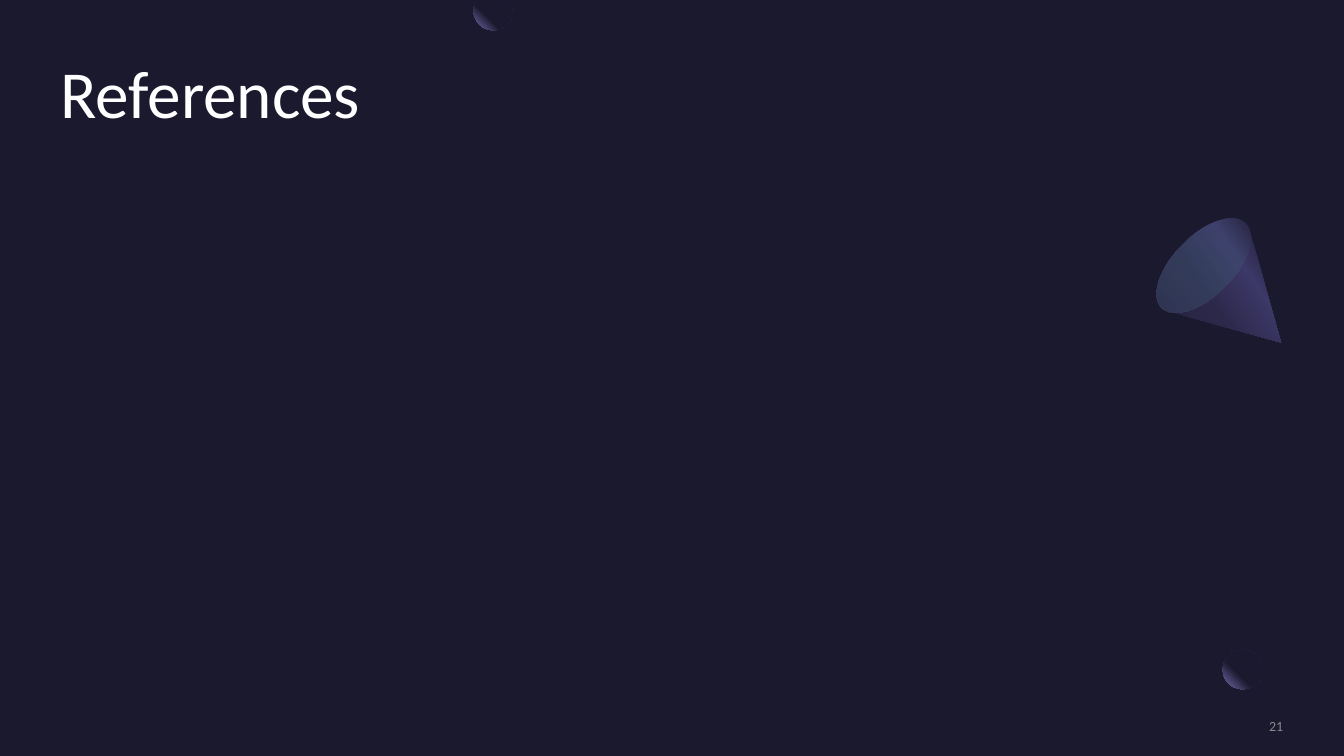
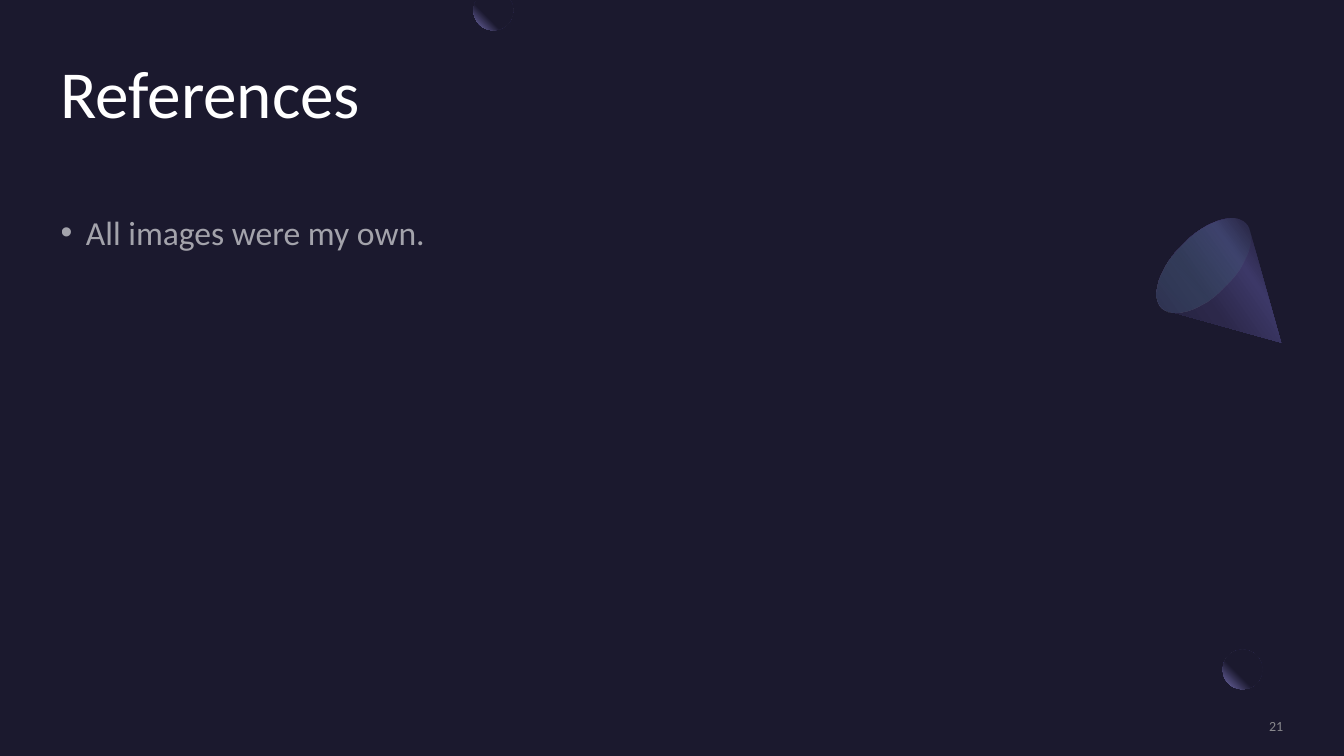
Before and after one commit to jtothec67/Ray-tracer, a slide deck: slide 21 of Presentation Title.pptx. Drawn at 1344x756 pixels with LibreOffice and Linux fonts; fonts in the diff are those of the drawing. Boxes give left, top, right and bottom in pixels: in the first picture for what was removed or moved away, otherwise in the second. Text is boxed around its words. In the diff, an @@ line names an element or a change of style, - is before the commit and + after.

```diff
--- a/Presentation Title.pptx
+++ b/Presentation Title.pptx
@@ text added at bbox=[86, 221, 425, 251], 24 pt, text #FFFFFF at 60% opacity @@
+• All images were my own.
```
Also in this commit, not shown: 13 other slides changed, 1 slide added, 1 slide removed, 14 other files.
